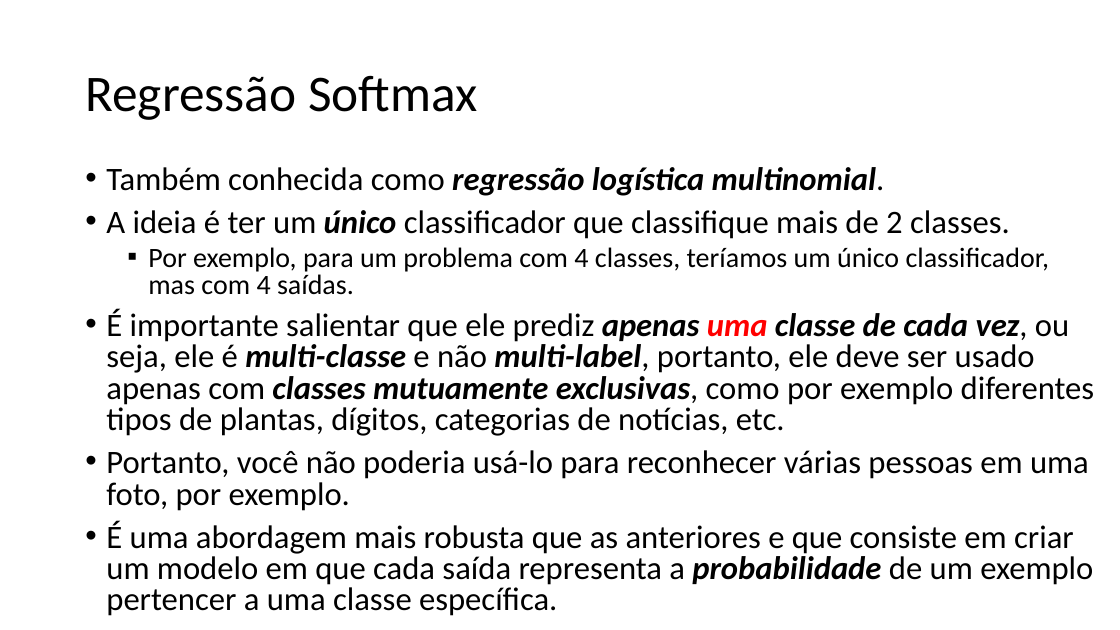
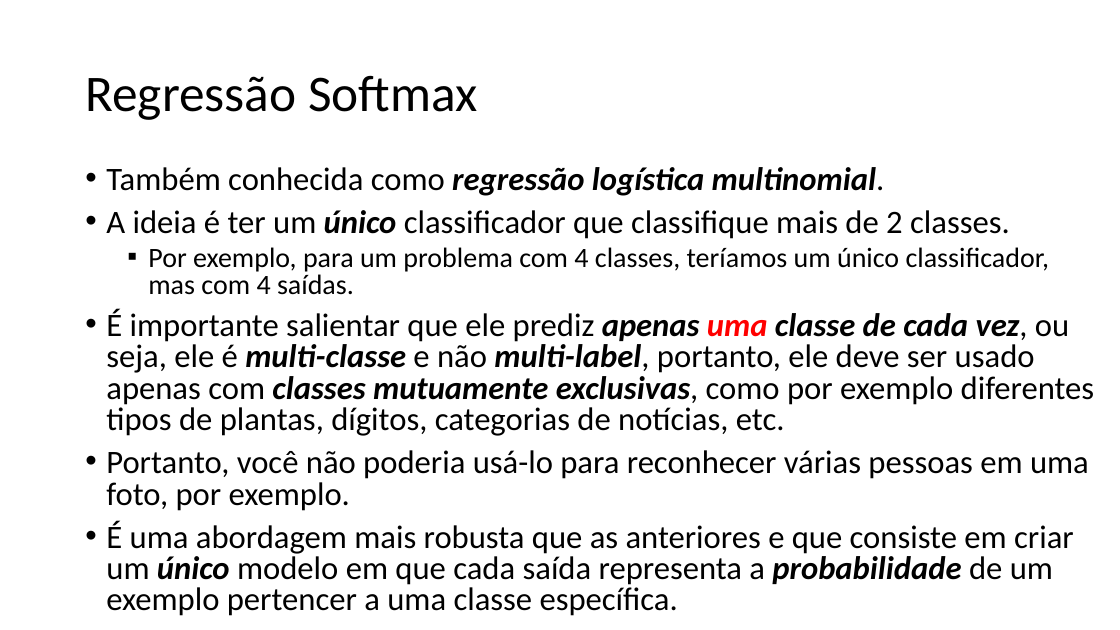
Before and after one commit to zz4fap/t320_aprendizado_de_maquina, a slide deck: slide 8 of slides/T320_Classificação (Parte IV).pptx. Drawn at 1120x630 pixels with LibreOffice and Linux fonts; fonts in the diff are those of the drawing. Boxes give left, top, right and bottom in pixels: in the first picture for what was removed or moved away, otherwise in the second. Text is boxed around its words. In the diff, an @@ line names an element or a change of style, - is before the commit and + after.

```diff
--- a/slides/T320_Classificação (Parte IV).pptx
+++ b/slides/T320_Classificação (Parte IV).pptx
@@ text at bbox=[106, 521, 1074, 616]: text changed @@
-• É uma abordagem mais robusta que as anteriores e que consiste em criar um modelo em que cada saída representa a probabilidade de um exemplo pertencer a uma classe específica.
+• É uma abordagem mais robusta que as anteriores e que consiste em criar um único modelo em que cada saída representa a probabilidade de um exemplo pertencer a uma classe específica.
```
Also in this commit, not shown: 4 other slides changed, 3 other files.
